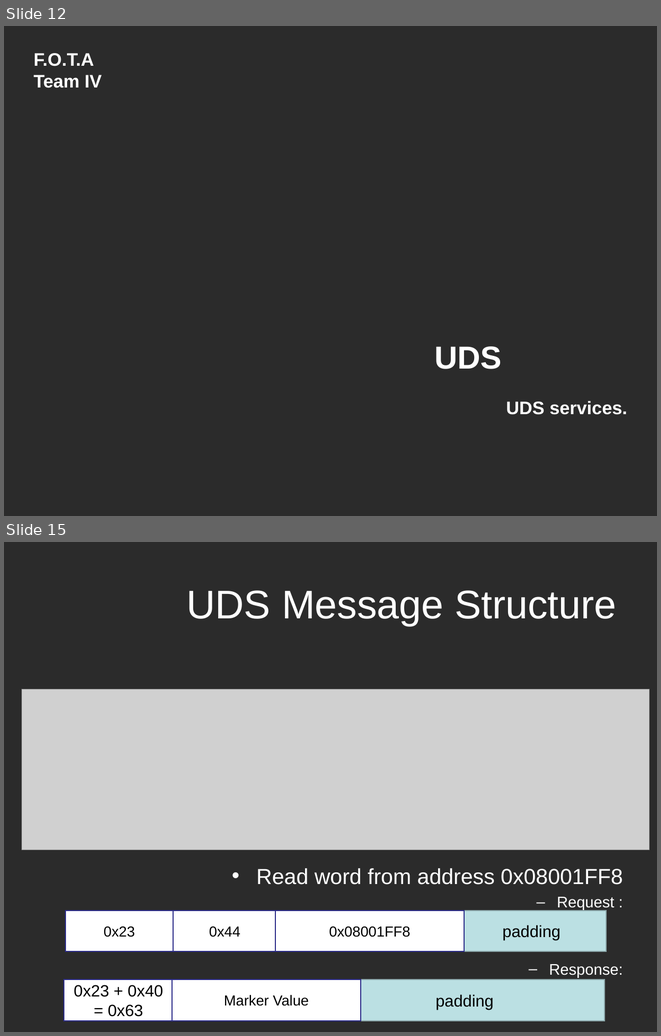
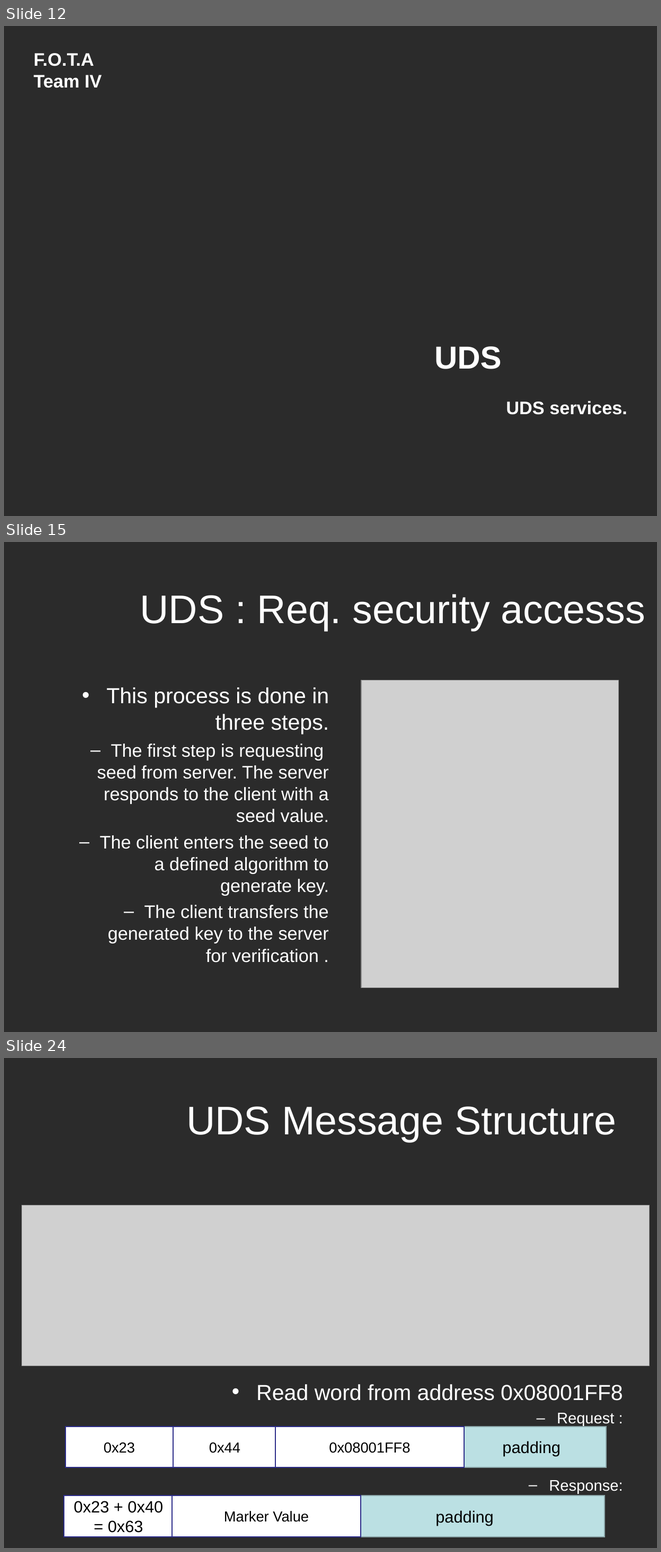
Before and after one commit to Marcelle-Samir/Firmware_Over_The_Air, a slide deck: project Documentation/Second week/Search-UDS.ppt. Shown one above the other, each under a label of ours: slides 12 and 15 before the commit, slides 12, 15 and 24 after it; the slides between them are not shown. The pictures are 661x1036 and 661x1552 pixels, drawn with LibreOffice and Linux fonts; fonts in the diff are those of the drawing; grey boxes stand for pictures; background and template pictures are left out; a plain dark background stands for a picture behind light text. Boxes give left, top, right and bottom in pixels: in the first picture for what was removed or moved away, otherwise in the second. Text is boxed around its words. In the diff, an @@ line names an element or a change of style, - is before the commit and + after.

```diff
--- a/project Documentation/Second week/Search-UDS.ppt
+++ b/project Documentation/Second week/Search-UDS.ppt
@@ slide 15 added at box(4, 542, 657, 1032), background picture (left out) @@
@@ title added at box(140, 594, 645, 631), 44 pt, text #FFFFFF @@
+UDS : Req. security accesss
@@ picture added at box(361, 680, 618, 987) @@
@@ text added at box(97, 687, 329, 962), 20 pt, text #FFFFFF @@
+• This process is done in three steps.
+  – The first step is requesting seed from server. The server responds to the client with a seed value.
+  – The client enters the seed to a defined algorithm to generate key.
+  – The client transfers the generated key to the server for verification .
@@ what was slide 15 is now slide 24 @@
```
Also in this commit, not shown: 4 slides changed, 8 other slides added, 1 other file.
